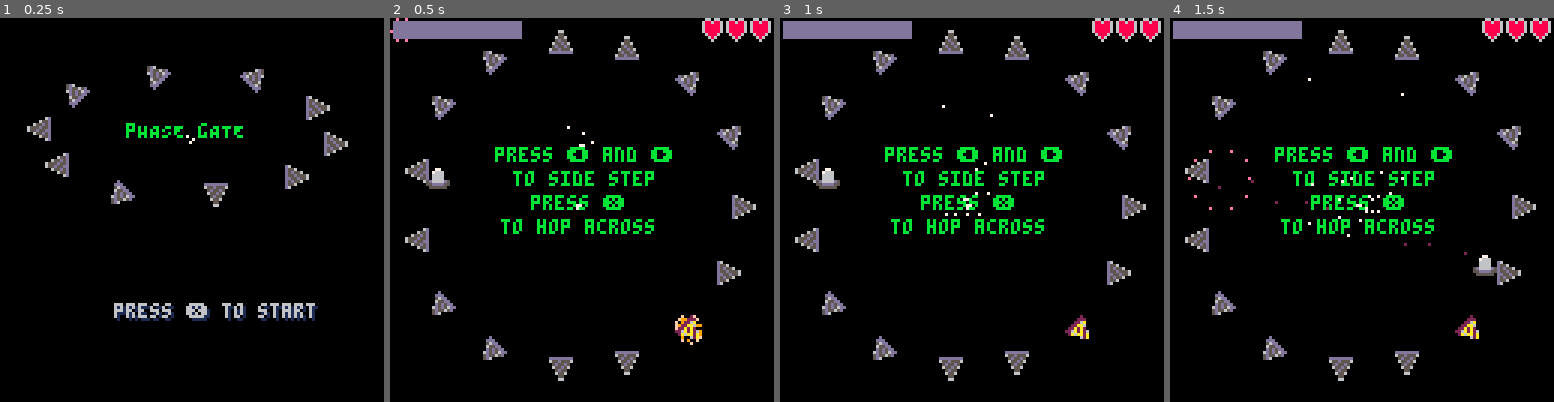
Above: before the commit, frames 1-4 (left to right).
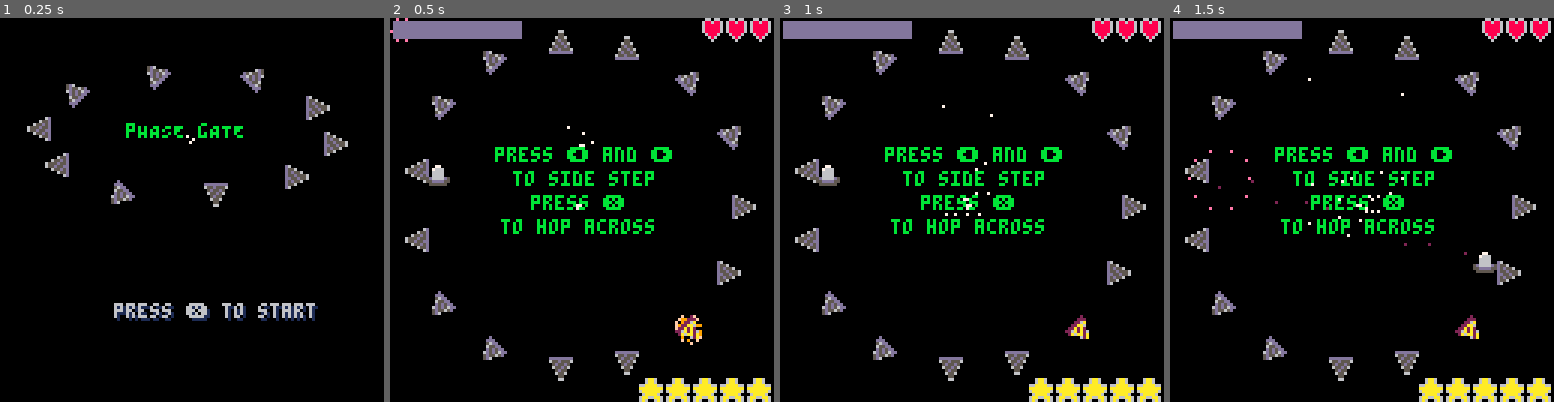
Above: after the commit, the same moments.

Repository: admiralento/pico8wolfertbrothers
Game: PICO-8 cartridge stuckinloop.p8
The game is run twice, just before and just after one commit, with the same random seed, the same clock (stepped at 60 frames per second) and the same inputs.
Inputs:
- Up to frame 1 (0.25 s): no input
- Up to frame 2 (0.5 s): tap X (X key) at 0.33 s
- Up to frame 3 (1 s): tap O (Z key) at 0.7 s
- Up to frame 4 (1.5 s): tap X (X key) at 1.07 s

Frame 1 is identical in both runs. In frame 2, 1.8% of the frame differs, in the area x 9-100%, y 38-100%; in frame 3, 1.8%; in frame 4, 1.8%.

Commit message:
final adjustments

Diff:
--- a/stuckinloop.p8
+++ b/stuckinloop.p8
@@ -87,6 +87,8 @@
  p.platform_buffer = 8
  p.invincibleTimer = 0
  p.life = 3
+	p.bw = 3
+	p.bh = 3
  return p
 end
 
@@ -333,6 +335,7 @@
 		draw_actors()
 		draw_player_health()
 		draw_pickup_counter()
+		draw_boss_life()
 
 		if (gamelevel == 1) then
 			print("press ⬅️ and ➡️",cx-28,cy-20,11)
@@ -396,6 +399,12 @@
 	end
 end
 
+function draw_boss_life()
+	for i=1,progress_event do
+		spr(32,8*(16-i)-(i),120)
+	end
+end
+
 function draw_pickup_counter()
 	rectfill(1,1,2*life_get_pickup_cnt+3,6,13)
 	for i=1,pickups do
@@ -413,7 +422,7 @@
  --draws the collision bounding box
  local ac = get_actor_center(a)
  rect(ac.x-a.bw,ac.y-a.bh,
- 					ac.x+a.bw,ac.y+a.bh)
+ 					ac.x+a.bw-1,ac.y+a.bh-1, 8)
 end
 
 -->8
@@ -770,8 +779,12 @@
 	pickups += x
 	while (pickups >= life_get_pickup_cnt) do
 	 pickups -= life_get_pickup_cnt
-		player.life += 1
-		-- needs a sound effect
+		if (player.life < 5) then
+			player.life += 1
+		else
+			set_boss_action("panting",20,16)
+		end
+		sfx(3)
  end
 end
 
@@ -780,6 +793,8 @@
 
 function make_fireball(x,y)
 	d = make_dynamic(17,x,y,1,1)
+	d.bw = 3
+	d.bh = 3
 	move_actor_center(d,x,y)
 	return d
 end
@@ -884,17 +899,17 @@
 end
 
 function gen_firework_particle(x,y)
- for i=1,50 do
+ for i=1,20 do
   p = make_particle(x,y,10)
   apply_angle_mag_dynamic(p,rnd(1),0.4)
   p.frames = 20 + rnd(20)
  end
- for i=1,100 do
+ for i=1,40 do
   p = make_particle(x,y,9)
   apply_angle_mag_dynamic(p,rnd(1),0.6)
   p.frames = 20 + rnd(20)
  end
- for i=1,150 do
+ for i=1,80 do
   p = make_particle(x,y,8)
   apply_angle_mag_dynamic(p,rnd(1),0.8)
   p.frames = 20 + rnd(20)
@@ -1316,7 +1331,6 @@
   boss.y += 0.1*sin(boss.frames/boss.maxFrameCnt)
   if (true) then
 			if (boss.frames == boss.maxFrameCnt - 1) then
-				sfx(0)
 				for i=1,boss.checkerFireQuantity do
 					-- spawn star
 					local c = get_actor_center(boss)
@@ -1413,7 +1427,7 @@
 		wave1Laser()
 	elseif (r < 40) then
 		add_boss_queue("go home",80,1)
-		queue_boss_static_firing_plattern(false,140,4,true,5)
+		queue_boss_static_firing_plattern(false,160,4,true,5)
 	elseif (r < 60) then
 		add_boss_queue("dash to platform",80,1)
 		queue_boss_dash_nxt_platform(false,8,#platforms,randDirection())
@@ -1424,10 +1438,10 @@
 	end
 
 	if (points > 15) then
-		add_boss_queue("panting",160,2)
+		add_boss_queue("panting",80,2)
 	elseif (points > 6) then
 		if (ceil(rnd(10)) == 1) then
-			add_boss_queue("panting",160,2)
+			add_boss_queue("panting",80,2)
 		else
 			add_boss_queue("floating",120,2)
 		end
@@ -1464,10 +1478,10 @@
 	end
 
 	if (points > 15) then
-		add_boss_queue("panting",160,2)
+		add_boss_queue("panting",80,2)
 	elseif (points > 6) then
 		if (ceil(rnd(10)) == 1) then
-			add_boss_queue("panting",160,2)
+			add_boss_queue("panting",80,2)
 		else
 			add_boss_queue("floating",120,2)
 		end
@@ -1492,7 +1506,7 @@
 		add_boss_queue("ring run",100,1)
 	elseif (r < 100) then
 		add_boss_queue("go home",80,1)
-		queue_boss_static_firing_plattern(false,150,8,true,7)
+		queue_boss_static_firing_plattern(false,150,6,true,7)
 	elseif (r < 120) then
 		spawn_bombs()
 		spawn_bombs()
@@ -1502,10 +1516,10 @@
 	end
 
 	if (points > 15) then
-		add_boss_queue("panting",160,2)
+		add_boss_queue("panting",80,2)
 	elseif (points > 6) then
 		if (ceil(rnd(10)) == 1) then
-			add_boss_queue("panting",160,2)
+			add_boss_queue("panting",80,2)
 		else
 			add_boss_queue("floating",120,2)
 		end
@@ -1534,7 +1548,7 @@
    end
   end
   if (r == 5) then
-   set_boss_action("panting",160,2)
+   set_boss_action("panting",80,2)
    return
   end
   if (r == 6) then
Not shown, changed: 138 lines of the sprite sheet (__gfx__) section of stuckinloop.p8
Not shown, changed: the thumbnail (__label__) section of stuckinloop.p8
Not shown, changed: the sound effects (__sfx__) section of stuckinloop.p8
